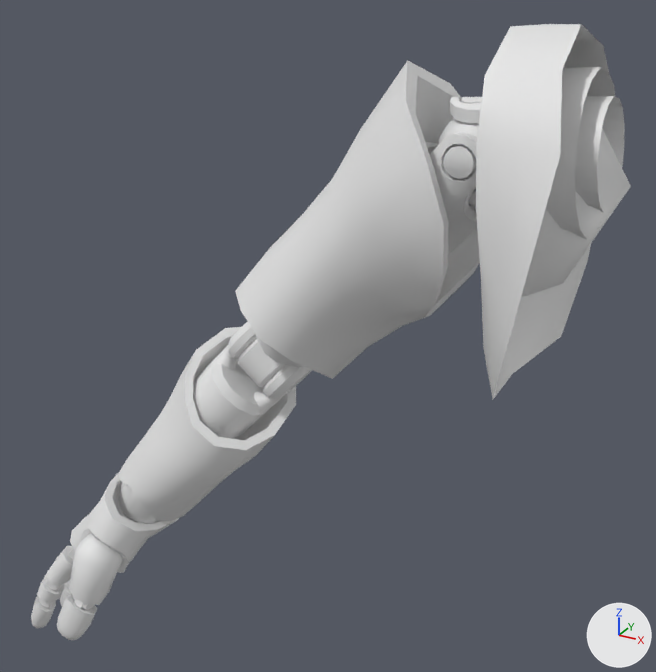
An edit to the Blender file Bodies/Bodies_Human/Bodies_Human_Males/Body_Human_Male_Normal/Body_Human_Male_Normal_ArmRight_WonderLimbFull.blend, drawn before and after from the same camera.
Camera for both pictures: a 50 mm lens placed at (0.003, -0.593, 1.537), pointed at (-0.354, 0.055, 1.212). The axes (+X, +Y, +Z) are drawn at lower right. The lights are the same throughout. The older version comes first.

Objects in the first picture: 'Body_Human_Male_Normal_ArmRight_WonderLimbFull'.
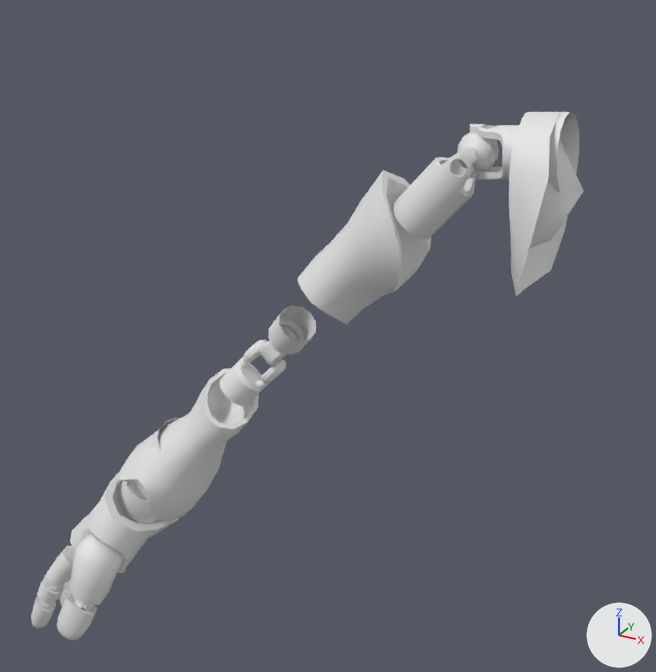
The newer file adds a shape key; the second version is drawn at full value of the shape key 'BlendShape_Sleeves_Default' of 'Body_Human_Male_Normal_ArmRight_WonderLimbFull', and the change is written as the vertex moves it makes.

The change in detail:
me_body_human_male_normal_armright_wonderlimbfull is used by ob_body_human_male_normal_armright_wonderlimbfull; location (0.0, 0.0, 0.0).
me_body_human_male_normal_armright_wonderlimbfull had 3015 vertices, 3300 faces and spanned x -0.676..-0.105, y -0.091..0.102, z 0.821..1.487.
me_body_human_male_normal_armright_wonderlimbfull now has 3015 vertices, 3300 faces and spans x -0.676..-0.134, y -0.091..0.09, z 0.821..1.431.
me_body_human_male_normal_armright_wonderlimbfull part 1: the loose piece of 61 vertices spanning x -0.193..-0.105, y -0.091..0.102, z 1.238..1.487 is scaled about its middle by 0.5, then moved by (-0.008, 0.002, 0.006).
me_body_human_male_normal_armright_wonderlimbfull part 2: the loose piece of 65 vertices spanning x -0.191..-0.125, y -0.042..0.07, z 1.344..1.461 is scaled about its middle by 0.5, then moved by (-0.005, 0.0, 0.0).
me_body_human_male_normal_armright_wonderlimbfull part 3: the loose piece of 155 vertices spanning x -0.24..-0.183, y -0.024..0.052, z 1.36..1.437 is scaled about its middle by 0.5, then moved by (0.0, 0.0, 0.001).
me_body_human_male_normal_armright_wonderlimbfull part 4: the loose piece of 161 vertices spanning x -0.233..-0.117, y -0.024..0.052, z 1.359..1.444 is scaled about its middle by 0.5, then moved by (-0.009, 0.0, -0.001).
me_body_human_male_normal_armright_wonderlimbfull part 5: the loose piece of 161 vertices spanning x -0.322..-0.193, y -0.024..0.052, z 1.279..1.417 is scaled about its middle by 0.5, then moved by (0.016, 0.0, 0.017).
me_body_human_male_normal_armright_wonderlimbfull part 6: the loose piece of 129 vertices spanning x -0.423..-0.21, y -0.047..0.081, z 1.185..1.458 is scaled about its middle by 0.5, then moved by (0.007, 0.001, -0.012).
me_body_human_male_normal_armright_wonderlimbfull part 7: the loose piece of 174 vertices spanning x -0.482..-0.36, y -0.021..0.059, z 1.104..1.231 is scaled about its middle by 0.5, then moved by (0.006, 0.005, 0.006).
me_body_human_male_normal_armright_wonderlimbfull part 8: the loose piece of 112 vertices spanning x -0.427..-0.309, y -0.033..0.059, z 1.164..1.291 is scaled about its middle by 0.5, then moved by (-0.007, 0.005, -0.008).
me_body_human_male_normal_armright_wonderlimbfull part 9: 100 of 3015 vertices moved; they spanned x -0.54..-0.381, y -0.041..0.075, z 1.028..1.203 and now span x -0.525..-0.415, y -0.034..0.065, z 1.043..1.167; mean shift (0.002, 0.0, 0.002); largest move (-0.469, -0.038, 1.064) -> (-0.459, -0.009, 1.097).

Boxes [x1, y1, x2, y2] around the edits, measured in the pictures (656 x 672 px; the box of a moved part takes in the faces that stretch with it):
'Body_Human_Male_Normal_ArmRight_WonderLimbFull', reshaped (8% narrower, 14% shorter): before [31, 24, 631, 640]; after [31, 112, 584, 640]
part 1 of me_body_human_male_normal_armright_wonderlimbfull, moved or reshaped: before [476, 24, 631, 399]; after [509, 113, 584, 297]
part 2 of me_body_human_male_normal_armright_wonderlimbfull, moved or reshaped: before [546, 67, 615, 239]; after [520, 112, 579, 192]
part 3 of me_body_human_male_normal_armright_wonderlimbfull, moved or reshaped: before [438, 97, 482, 191]; after [457, 124, 499, 178]
part 4 of me_body_human_male_normal_armright_wonderlimbfull, moved or reshaped: before [450, 96, 625, 212]; after [477, 125, 563, 180]
part 5 of me_body_human_male_normal_armright_wonderlimbfull, moved or reshaped: before [425, 132, 477, 255]; after [392, 153, 476, 239]
part 6 of me_body_human_male_normal_armright_wonderlimbfull, moved or reshaped: before [235, 60, 480, 379]; after [297, 170, 431, 325]
part 7 of me_body_human_male_normal_armright_wonderlimbfull, moved or reshaped: before [193, 322, 312, 439]; after [220, 340, 286, 406]
part 8 of me_body_human_male_normal_armright_wonderlimbfull, moved or reshaped: before [238, 333, 303, 387]; after [259, 305, 316, 365]
part 9 of me_body_human_male_normal_armright_wonderlimbfull, moved or reshaped: before [120, 327, 296, 516]; after [120, 368, 259, 515]
